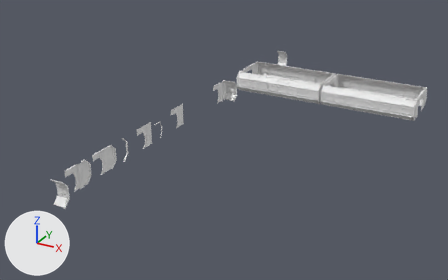
Before and after pictures for a commit that changed the Blender file sciFiDoor001.blend.
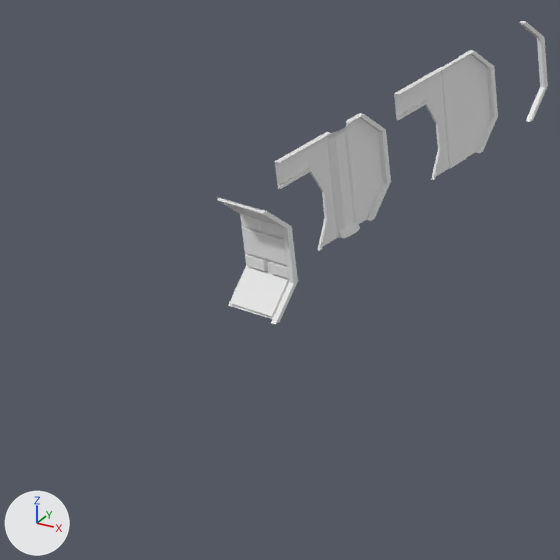
The first picture shows the older version from a camera (50 mm lens) standing at (57.1, -99.5, 42.9) and looking at (10.7, -15.2, 0.7). The close-ups show the older and then the newer version on the part from 0% to 29% of the width and 48% to 94% of the height of that picture. Only the edits that show in the close-ups are written down. Arrows for +X, +Y and +Z are at lower left; the lights stay in place.
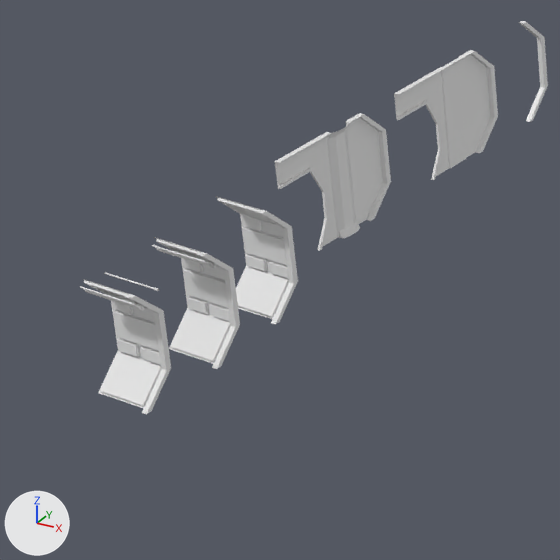
The change in detail:
Mesh me_plane_035 is new.
It has 1170 vertices, 925 faces and spans x 0.0..4.0, y 0.0..0.6, z 0.0..1.1.
Mesh me_plane_013 is new.
It has 1170 vertices, 921 faces and spans x 0.0..4.0, y 0.0..0.6, z 0.0..1.1.
Mesh me_circle_005 is new.
It has 256 vertices, 195 faces and spans x -0.14..0.14, y -0.14..0.14, z -2.0..2.36.
Object 'Plane.034' (ob_plane_034) is new; it shows me_plane_035.
Its location is (2.5, -51.0, 0.0).
Its rotation in degrees is (0, 270, 0).
Its scale is (1.0, 2.0, 2.0).
Object 'Plane.030' (ob_plane_030) is new; it shows me_plane_013.
Its location is (2.5, -48.0, 0.0).
Its rotation in degrees is (0, 270, 0).
Its scale is (1.0, 2.0, 2.0).
Object 'Circle.005' (ob_circle_005) is new; it shows me_circle_005.
Its location is (1.3, -49.87, 3.73).
Its rotation in degrees is (0, 90, 0).
Its scale is (0.25, 0.25, 0.5).

Pixel boxes (x1, y1, x2, y2) of what changed, in the close-ups (560 x 560 px):
'Plane.034', added
    after: (80, 279, 171, 414)
'Plane.030', added
    after: (152, 237, 240, 369)
'Circle.005', added
    after: (104, 272, 159, 291)
